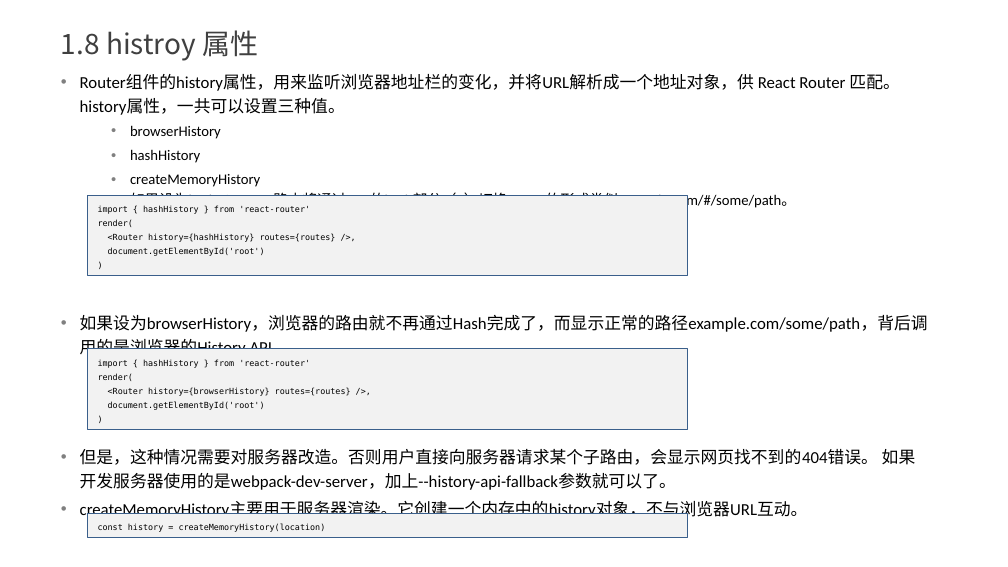
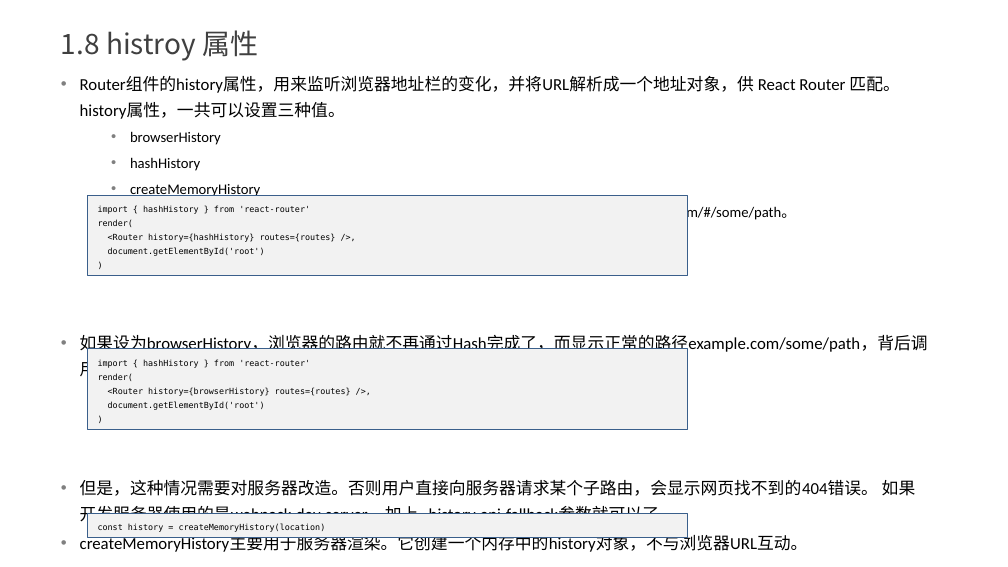
Before and after one commit to yxl2628/reactjs, a slide deck: slide 14 of ppt/03 React技术栈.pptx. Drawn at 1008x567 pixels with LibreOffice and Linux fonts; fonts in the diff are those of the drawing. Boxes give left, top, right and bottom in pixels: in the first picture for what was removed or moved away, otherwise in the second. Text is boxed around its words. In the diff, an @@ line names an element or a change of style, - is before the commit and + after.

```diff
--- a/ppt/03 React技术栈.pptx
+++ b/ppt/03 React技术栈.pptx
@@ text "Router组件的history属性，用来监听浏览器地址栏的变化，并将URL解析成一个地址对象，供 React Rout ..." at (80,76,928,552): line spacing 1.2 to 1.3 @@
```
Also in this commit, not shown: 11 other slides changed, 1 other file.
